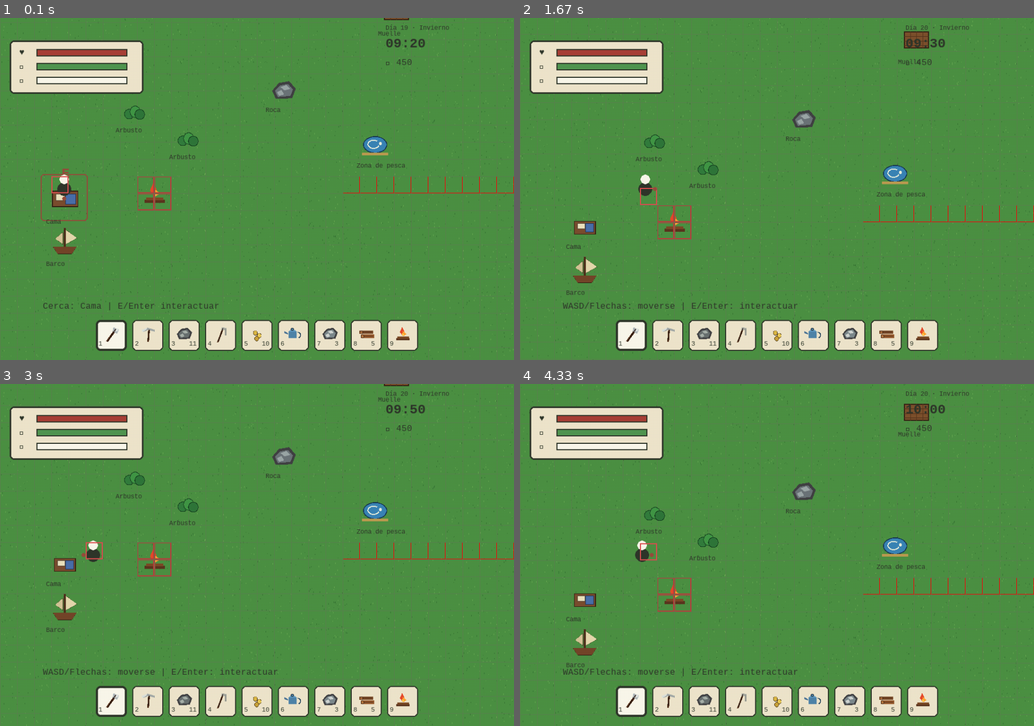
Above: before the commit, frames 1-4 (two rows, left to right).
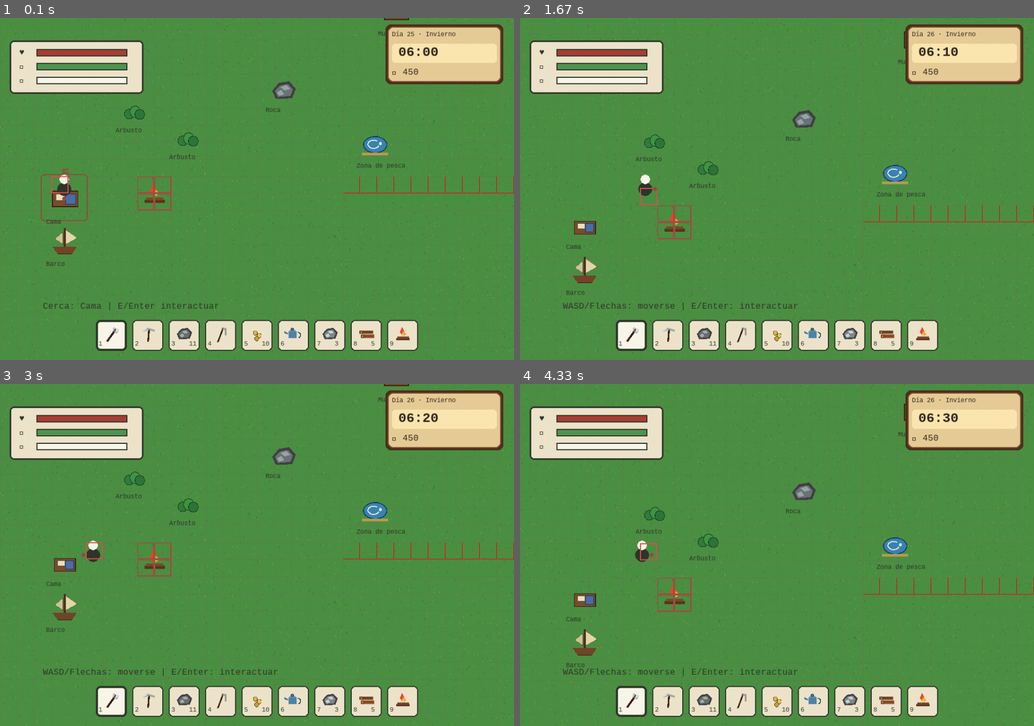
Above: after the commit, the same moments.

Repository: miguellobogc89/Pirats_RPG
Game: pygame game, started from main.py
The game is run twice, just before and just after one commit, with the same random seed, the same clock (stepped at 60 frames per second) and the same inputs.
Inputs (mouse positions are in pixels of both pictures, inside the frame that each line leads up to):
- Up to frame 1 (0.1 s): no input
- Up to frame 2 (1.67 s): click (777, 189) at 0.38 s; hold Right 0.67-1.13 s; hold D 0.67-1.13 s; hold Up 1.17-1.47 s; hold W 1.17-1.47 s; hold Right from 1.5 s (still down); hold D from 1.5 s (still down)
- Up to frame 3 (3 s): release Right at 1.97 s; release D at 1.97 s; hold Left 2-2.53 s; hold A 2-2.53 s; hold Down 2.57-2.87 s; hold S 2.57-2.87 s; hold Left from 2.9 s (still down); hold A from 2.9 s (still down)
- Up to frame 4 (4.33 s): release Left at 3.3 s; release A at 3.3 s; hold Up 3.33-3.7 s; hold W 3.33-3.7 s; hold Right from 3.73 s (still down); hold D from 3.73 s (still down)

The runs differ from the first frame. In frame 1, 4.0% of the frame differs, in the area x 75-98%, y 1-20%; in frame 2, 4.0%; in frame 3, 4.0%; in frame 4, 4.0%.

Commit message:
Subidda desde PC personal

Diff:
--- /dev/null
+++ b/game/debug/debug_reload.py
@@ -0,0 +1,13 @@
+import os
+import sys
+
+from core.save_manager import save_state
+
+
+def restart_game_with_current_state(state):
+    save_state(state)
+
+    os.execv(
+        sys.executable,
+        [sys.executable] + sys.argv,
+    )
--- a/game/hud/clock_widget.py
+++ b/game/hud/clock_widget.py
@@ -1,38 +1,60 @@
-from game.hud.ui_helpers import DARK, PANEL, draw_text
-from game.time_manager import get_calendar_text, get_time_text
+import pygame
+
+from game.time.time_manager import get_calendar_text, get_time_text
+from game.ui.ui_components import (
+    PARCHMENT_LIGHT,
+    TEXT_DARK,
+    draw_content_panel,
+    draw_panel,
+    draw_text,
+)
 
 
 def draw_clock_widget(app):
     x = 720
     y = 12
     width = 220
-    height = 92
+    height = 112
 
     gold = app.state["resources"].get("gold", 0)
+
+    panel_rect = pygame.Rect(x, y, width, height)
+    draw_panel(app.screen, panel_rect)
+
+    content_rect = pygame.Rect(x + 12, y + 12, width - 24, height - 24)
 
     draw_text(
         app.screen,
         app.small_font,
         get_calendar_text(app.state, app.game_data),
-        x,
-        y,
-        DARK,
+        content_rect.x,
+        content_rect.y,
+        TEXT_DARK,
     )
+
+    clock_rect = pygame.Rect(
+        content_rect.x,
+        content_rect.y + 24,
+        content_rect.width,
+        36,
+    )
+
+    pygame.draw.rect(app.screen, PARCHMENT_LIGHT, clock_rect, border_radius=6)
 
     draw_text(
         app.screen,
         app.big_font,
         get_time_text(app.state),
-        x,
-        y + 22,
-        DARK,
+        clock_rect.x + 12,
+        clock_rect.y + 2,
+        TEXT_DARK,
     )
 
     draw_text(
         app.screen,
         app.font,
         f"🪙 {gold}",
-        x,
-        y + 62,
-        DARK,
+        content_rect.x,
+        content_rect.y + 68,
+        TEXT_DARK,
     )
--- a/game/input/input_manager.py
+++ b/game/input/input_manager.py
@@ -12,10 +12,12 @@
 from game.data.item_database import get_item_data
 from game.world.camera import get_camera_position
 from game.world.world_config import WORLD_WIDTH, WORLD_HEIGHT
+from game.debug.debug_reload import restart_game_with_current_state
 
 
 def handle_events(app):
     for event in pygame.event.get():
+        print("[DEBUG EVENT]", event)
         if event.type == pygame.QUIT:
             pygame.quit()
             sys.exit()
@@ -38,9 +40,13 @@
                 else:
                     handle_game_key(app, pygame.K_e)
 
-        if event.type == pygame.KEYDOWN:
-            if event.key == pygame.K_ESCAPE:
-                app.menu_open = not app.menu_open
+                if event.type == pygame.KEYDOWN:
+                    if event.key == pygame.K_F9:
+                        restart_game_with_current_state(app.state)
+                        return
+
+                    if event.key == pygame.K_ESCAPE:
+                        app.menu_open = not app.menu_open
 
             elif app.menu_open:
                 handle_menu_key(app, event.key)
--- a/game/pygame_app.py
+++ b/game/pygame_app.py
@@ -5,7 +5,7 @@
     advance_day,
 )
 from game.hud.hud_renderer import draw_hud
-from game.time_manager import update_time
+from game.time.time_manager import update_time, reset_time_to_wake_up
 from game.interaction_manager import get_nearby_object, interact_with_nearby_object
 
 from game.inventory.hotbar_manager import (
@@ -74,7 +74,7 @@
     def __init__(self, state, game_data):
         pygame.init()
         self.screen = pygame.display.set_mode((WIDTH, HEIGHT))
-        pygame.display.set_caption("Maritime RPG Prototype v4")
+        pygame.display.set_caption("Pirats RPG - RELOAD TEST")
         self.clock = pygame.time.Clock()
 
         self.state = state
@@ -152,6 +152,7 @@
 
     def sleep_day(self):
         messages = advance_day(self.state, self.game_data)
+        reset_time_to_wake_up(self.state)
 
         dead_crops = advance_farming_day(self.state)
 
--- a/game/time_manager.py
+++ b/game/time/time_manager.py
@@ -7,14 +7,23 @@
 
 MINUTES_PER_REAL_SECOND = 10
 DISPLAY_MINUTE_STEP = 10
+WAKE_UP_HOUR = 6
+WAKE_UP_MINUTE = 0
 
 
 def ensure_time_state(state):
     if "time" not in state:
         state["time"] = {
-            "hour": 6,
-            "minute": 0,
+            "hour": WAKE_UP_HOUR,
+            "minute": WAKE_UP_MINUTE,
         }
+
+
+def reset_time_to_wake_up(state):
+    ensure_time_state(state)
+
+    state["time"]["hour"] = WAKE_UP_HOUR
+    state["time"]["minute"] = WAKE_UP_MINUTE
 
 
 def update_time(state, dt):
--- a/game/ui_renderer.py
+++ b/game/ui_renderer.py
@@ -1,5 +1,5 @@
 import pygame
-from game.time_manager import get_time_text, get_calendar_text
+from game.time.time_manager import get_time_text, get_calendar_text
 
 PANEL = (238, 230, 204)
 DARK = (48, 55, 43)
--- a/save.json
+++ b/save.json
@@ -1,5 +1,5 @@
 {
-  "day": 19,
+  "day": 25,
   "season_index": 3,
   "health": {
     "current": 100,
@@ -28,7 +28,7 @@
     "tree_01",
     "tree_03"
   ],
-  "wind": "west",
+  "wind": "south",
   "ship": {
     "status": "available",
     "days_left": 0,
@@ -44,12 +44,12 @@
     "direction": "down"
   },
   "log": [
-    "Abres el mapa cartográfico.",
-    "No hay nada cerca con lo que interactuar.",
-    "No hay nada cerca con lo que interactuar.",
-    "No hay nada cerca con lo que interactuar.",
+    "Has dormido y la partida se ha guardado.",
     "Duermes y recuperas energia.",
     "Has dormido y la partida se ha guardado.",
+    "Duermes y recuperas energia.",
+    "Has dormido y la partida se ha guardado.",
+    "Duermes y recuperas energia.",
     "Duermes y recuperas energia."
   ],
   "inventory": {
@@ -114,8 +114,8 @@
   },
   "collectables": [],
   "time": {
-    "hour": 9,
-    "minute": 23.23999999999322
+    "hour": 6,
+    "minute": 0
   },
   "placed_objects": [
     {
@@ -126,7 +126,6 @@
       "height": 2
     }
   ],
-  "hotbar": [],
   "construction": {
     "placed_objects": []
   },
@@ -242,11 +241,34 @@
         "state": "hidden",
         "cartography_percent": 0,
         "visits": 0
+      },
+      "pirate_bay": {
+        "id": "pirate_bay",
+        "state": "hidden",
+        "cartography_percent": 0,
+        "visits": 0
+      },
+      "volcano_island": {
+        "id": "volcano_island",
+        "state": "hidden",
+        "cartography_percent": 0,
+        "visits": 0
+      },
+      "turtle_island": {
+        "id": "turtle_island",
+        "state": "hidden",
+        "cartography_percent": 0,
+        "visits": 0
       }
     },
     "active_anchor_region_id": "home_port",
     "unlocked_ports": [
       "home_port"
-    ]
-  }
+    ],
+    "ship_storage": {
+      "max_slots": 16,
+      "items": {}
+    }
+  },
+  "legacy_hotbar": []
 }
Empty file added: game/debug/__init__.py
Empty file added: game/time/__init__.py
